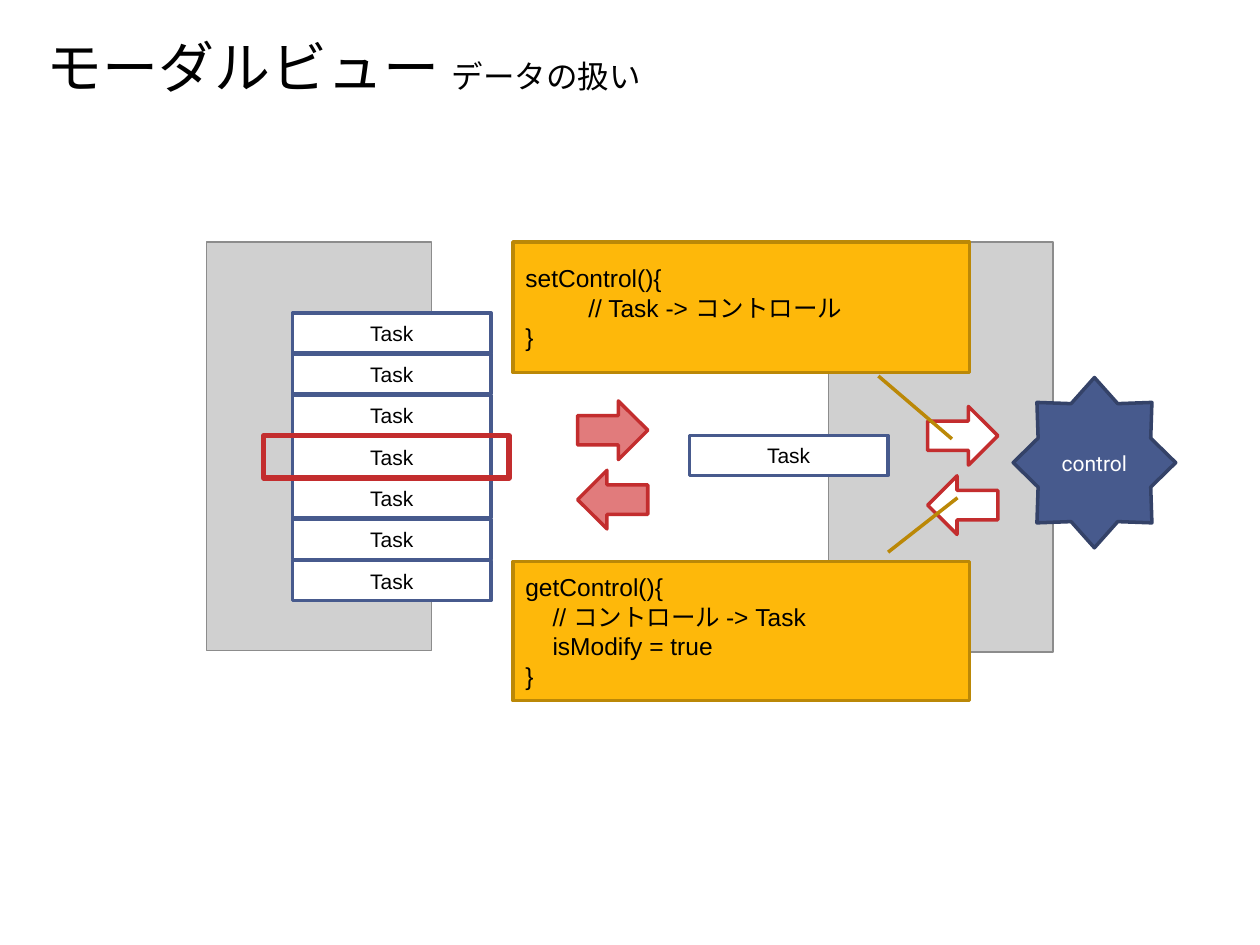
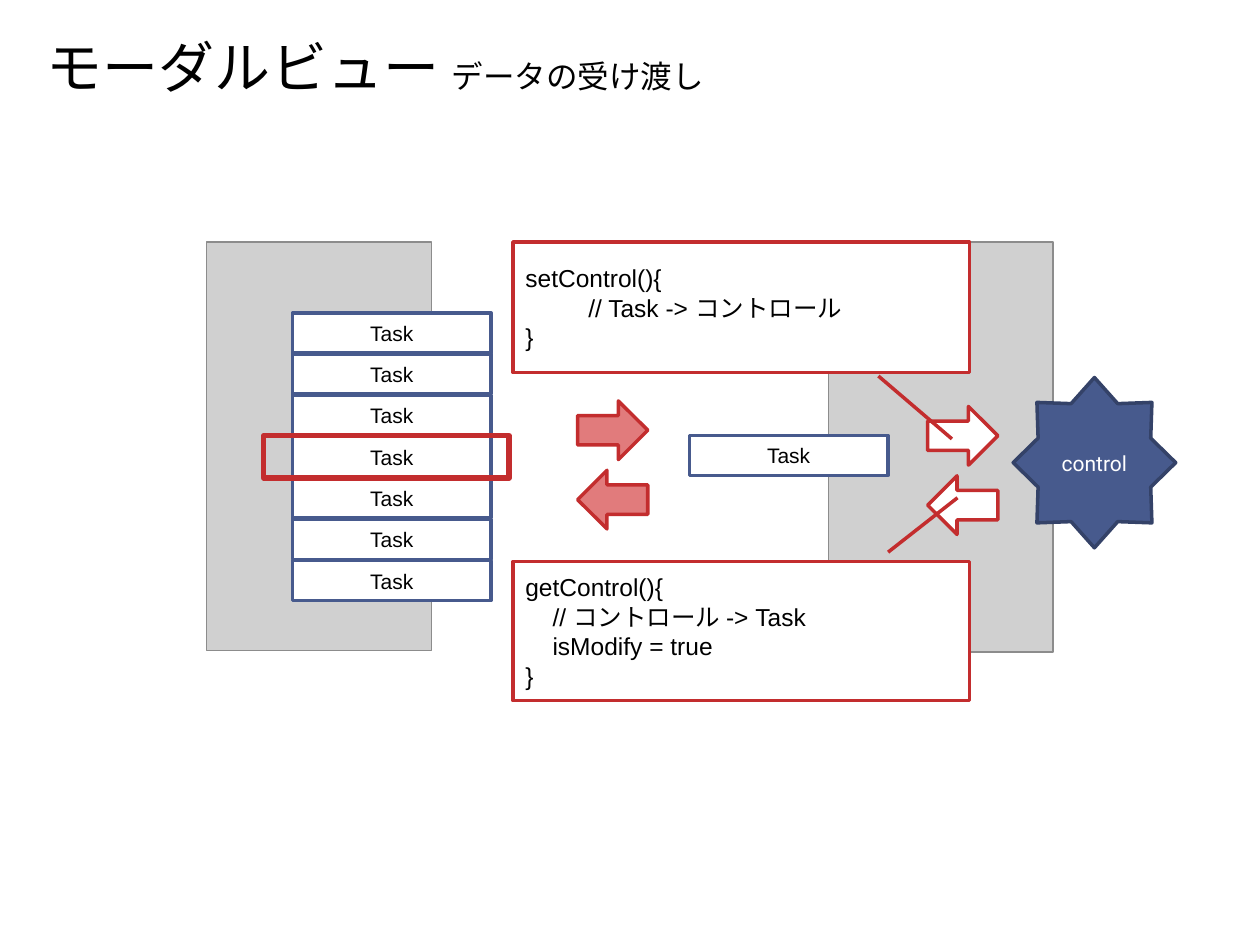
Before and after one commit to furuya02/ToDoApp, a slide deck: slide 19 of doc/ToDoApp.pptx. Drawn at 1260x945 pixels with LibreOffice and Linux fonts; fonts in the diff are those of the drawing; grey boxes stand for pictures. Boxes give left, top, right and bottom in pixels: in the first picture for what was removed or moved away, otherwise in the second. Text is boxed around its words. In the diff, an @@ line names an element or a change of style, - is before the commit and + after.

```diff
--- a/doc/ToDoApp.pptx
+++ b/doc/ToDoApp.pptx
@@ text at box(47, 40, 704, 92): text changed; size 32 to 18 pt @@
-モーダルビュー データの扱い
+モーダルビュー データの受け渡し
@@ border callout "setControl(){" at box(513, 242, 969, 372): fill #FEB80A to #FFFFFF; outline #BC8807 2 pt to #C32D2E 2 pt @@
@@ border callout "getControl(){" at box(513, 562, 969, 701): fill #FEB80A to #FFFFFF; outline #BC8807 2 pt to #C32D2E 2 pt @@
```
Also in this commit, not shown: 14 other slides changed, 3 slides added, 4 slides removed, 1 other file.
